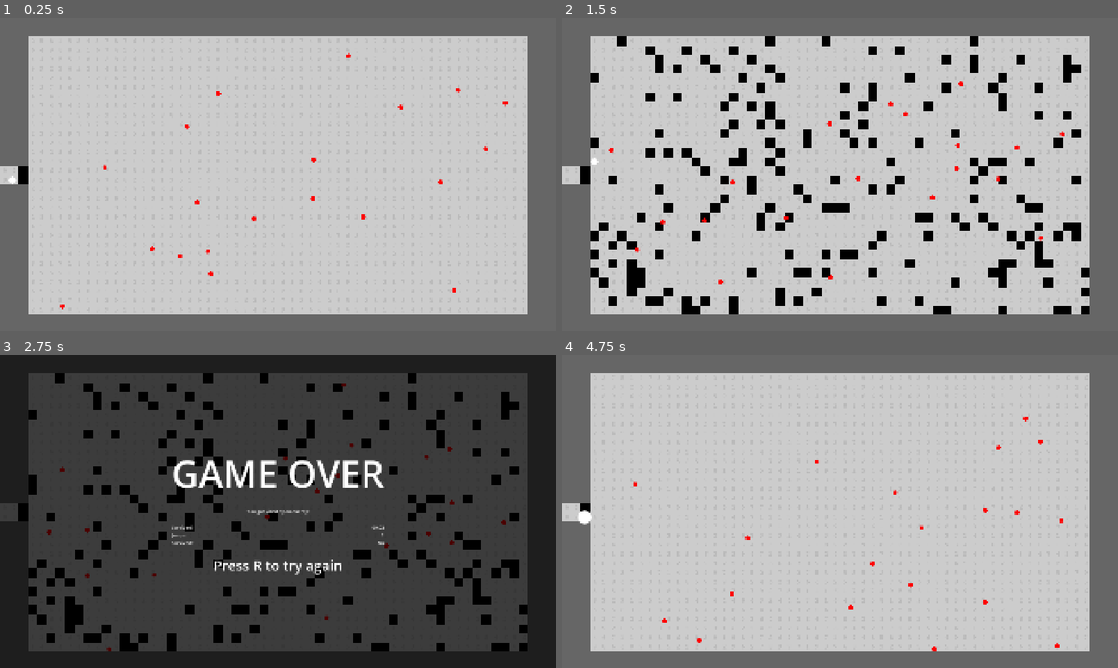
Above: before the commit, frames 1-4 (two rows, left to right).
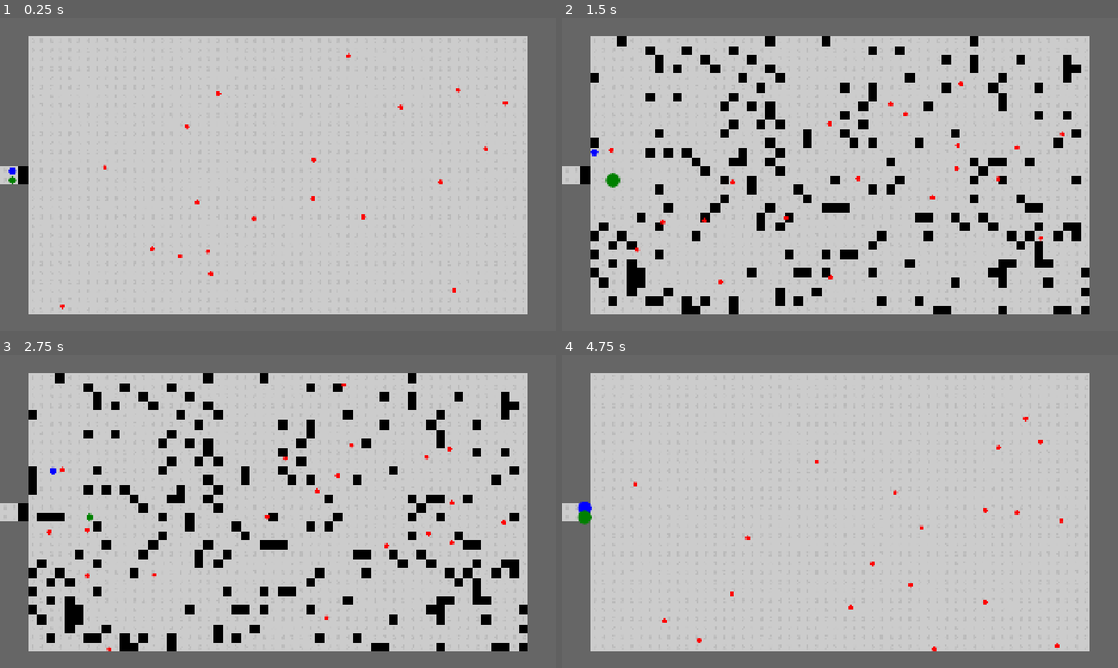
Above: after the commit, the same moments.

Repository: njamster/gmtk_jam_2026
Game: Godot game, scene res://game.tscn
The game is run twice, just before and just after one commit, with the same random seed, the same clock (stepped at 60 frames per second) and the same inputs.
Inputs:
- Up to frame 1 (0.25 s): no input
- Up to frame 2 (1.5 s): hold W (move_up) from 0.53 s (still down)
- Up to frame 3 (2.75 s): release W (move_up) at 2.03 s; hold A (move_left) from 2.03 s (still down)
- Up to frame 4 (4.75 s): tap R (restart) at 2.75, 4.15 s; release A (move_left) at 3.53 s; hold S (move_down) 3.53-4.28 s; hold D (move_right) from 4.28 s (still down)

The runs differ from the first frame. In frame 1, less than 0.1% of the frame differs, in the area x 1-3%, y 47-54%; in frame 2, 0.1%; in frame 3, 90%, in the area x 0-100%, y 0-100%; in frame 4, 0.2%.

Commit message:
Make stats screen work in multiplayer as well

Diff:
--- a/autoloads/game_over_screen.gd
+++ b/autoloads/game_over_screen.gd
@@ -4,25 +4,16 @@
 func _ready() -> void:
 	hide()  # by default
 
+	for i in Global.num_players:
+		var player_stats := preload("res://autoloads/game_over_screen/player_stats.tscn").instantiate()
+		player_stats.player_id = i
+		%Stats.add_child(player_stats)
+
 	Global.game_state_changed.connect(_on_game_state_changed)
 
 
 func _on_game_state_changed(state: Global.GameState) -> void:
 	if state == Global.GameState.GAME_OVER:
-		_update_stats()
 		show()
 	else:
 		hide()
-
-
-func _update_stats() -> void:
-	%SurvivalTime.text = "%02d:%02d" % [
-		Global.stats[0].survival_time / 60,
-		fmod(Global.stats[0].survival_time, 60)
-	]
-	%NumJumps.text = str(Global.stats[0].jumps)
-	if Global.stats[0].death_reason:
-		%FlavorText.text = Global.stats[0].death_reason
-		%SurvivedState.text = "No"
-	else:
-		%SurvivedState.text = "Yes"
--- /dev/null
+++ b/autoloads/game_over_screen/player_stats.gd
@@ -0,0 +1,30 @@
+extends VBoxContainer
+
+
+var player_id := -1
+
+
+func _ready() -> void:
+	$Player.text = "Player %d" % [player_id + 1]
+
+	visibility_changed.connect(func():
+		if visible:
+			_update_stats()
+	)
+
+
+func _update_stats() -> void:
+	if Global.stats[player_id].death_reason:
+		$DeathReason.text = Global.stats[player_id].death_reason
+
+	%SurvivalTime/Value.text = "%02d:%02d" % [
+		Global.stats[player_id].survival_time / 60,
+		fmod(Global.stats[player_id].survival_time, 60)
+	]
+
+	%NumJumps/Value.text = str(Global.stats[player_id].jumps)
+
+	if Global.stats[player_id].death_reason:
+		%SurvivedState/Value.text = "No"
+	else:
+		%SurvivedState/Value.text = "Yes"
--- /dev/null
+++ b/autoloads/game_over_screen/player_stats.tscn
@@ -0,0 +1,65 @@
+[gd_scene format=3 uid="uid://c80a3ri0pu64y"]
+
+[ext_resource type="Script" uid="uid://bue0l2tiherks" path="res://autoloads/game_over_screen/player_stats.gd" id="1_is7g6"]
+
+[node name="PlayerStats" type="VBoxContainer" unique_id=1887806138]
+anchors_preset = 15
+anchor_right = 1.0
+anchor_bottom = 1.0
+grow_horizontal = 2
+grow_vertical = 2
+size_flags_horizontal = 3
+script = ExtResource("1_is7g6")
+
+[node name="Player" type="Label" parent="." unique_id=1899249669]
+layout_mode = 2
+horizontal_alignment = 1
+
+[node name="DeathReason" type="Label" parent="." unique_id=1934696774]
+layout_mode = 2
+horizontal_alignment = 1
+
+[node name="Stats" type="VBoxContainer" parent="." unique_id=43485067]
+layout_mode = 2
+
+[node name="SurvivalTime" type="HBoxContainer" parent="Stats" unique_id=513442099]
+unique_name_in_owner = true
+layout_mode = 2
+
+[node name="Label" type="Label" parent="Stats/SurvivalTime" unique_id=450241700]
+layout_mode = 2
+size_flags_horizontal = 3
+text = "Time:"
+
+[node name="Value" type="Label" parent="Stats/SurvivalTime" unique_id=671965437]
+layout_mode = 2
+size_flags_horizontal = 8
+text = "Yes"
+
+[node name="NumJumps" type="HBoxContainer" parent="Stats" unique_id=1551478125]
+unique_name_in_owner = true
+layout_mode = 2
+
+[node name="Label" type="Label" parent="Stats/NumJumps" unique_id=1475476180]
+layout_mode = 2
+size_flags_horizontal = 3
+text = "Jumps:"
+
+[node name="Value" type="Label" parent="Stats/NumJumps" unique_id=1364634105]
+layout_mode = 2
+size_flags_horizontal = 8
+text = "Yes"
+
+[node name="SurvivedState" type="HBoxContainer" parent="Stats" unique_id=1307769240]
+unique_name_in_owner = true
+layout_mode = 2
+
+[node name="Label" type="Label" parent="Stats/SurvivedState" unique_id=1853167778]
+layout_mode = 2
+size_flags_horizontal = 3
+text = "Survived?"
+
+[node name="Value" type="Label" parent="Stats/SurvivedState" unique_id=434474208]
+layout_mode = 2
+size_flags_horizontal = 8
+text = "Yes"
--- a/autoloads/global.gd
+++ b/autoloads/global.gd
@@ -13,8 +13,10 @@
 
 var tile_size := 32
 
-var num_players := 1
+var num_players := 2
 var num_enemies := 20
+
+var num_alive_players := num_players
 
 # cheat codes :D
 var decay_enabled := true
@@ -31,8 +33,9 @@
 
 	for i in num_players:
 		stats.append({
+			"survival_time": 0.0,
 			"jumps": 0,
-			"survived": true,
+			"death_reason": "",
 		})
 
 	survival_time = 0.0
@@ -54,8 +57,11 @@
 func reset_stats() -> void:
 	for i in num_players:
 		stats[i] = {
+			"survival_time": 0.0,
 			"jumps": 0,
-			"survived": true,
+			"death_reason": "",
 		}
 
 	survival_time = 0.0
+
+	num_alive_players = num_players
--- a/autoloads/hud.tscn
+++ b/autoloads/hud.tscn
@@ -36,48 +36,10 @@
 theme_override_font_sizes/font_size = 128
 text = "GAME OVER"
 
-[node name="FlavorText" type="Label" parent="GameOverScreen/VBox" unique_id=1494348360]
+[node name="Stats" type="HBoxContainer" parent="GameOverScreen/VBox" unique_id=683814647]
 unique_name_in_owner = true
 layout_mode = 2
-text = "You died!"
-horizontal_alignment = 1
-
-[node name="Stats" type="GridContainer" parent="GameOverScreen/VBox" unique_id=745633273]
-layout_mode = 2
-columns = 2
-
-[node name="Time" type="Label" parent="GameOverScreen/VBox/Stats" unique_id=345879831]
-layout_mode = 2
-size_flags_horizontal = 3
-text = "Survived?"
-
-[node name="SurvivalTime" type="Label" parent="GameOverScreen/VBox/Stats" unique_id=1065630496]
-unique_name_in_owner = true
-layout_mode = 2
-size_flags_horizontal = 8
-text = "Yes"
-
-[node name="Jumps" type="Label" parent="GameOverScreen/VBox/Stats" unique_id=1588526957]
-layout_mode = 2
-size_flags_horizontal = 3
-text = "Jumps:"
-
-[node name="NumJumps" type="Label" parent="GameOverScreen/VBox/Stats" unique_id=1841581279]
-unique_name_in_owner = true
-layout_mode = 2
-size_flags_horizontal = 8
-text = "0"
-
-[node name="Survived" type="Label" parent="GameOverScreen/VBox/Stats" unique_id=737152208]
-layout_mode = 2
-size_flags_horizontal = 3
-text = "Survived?"
-
-[node name="SurvivedState" type="Label" parent="GameOverScreen/VBox/Stats" unique_id=1067862855]
-unique_name_in_owner = true
-layout_mode = 2
-size_flags_horizontal = 8
-text = "Yes"
+theme_override_constants/separation = 48
 
 [node name="RetryText" type="Label" parent="GameOverScreen/VBox" unique_id=695174199]
 layout_mode = 2
--- a/player/player.gd
+++ b/player/player.gd
@@ -80,7 +80,7 @@
 
 	await tween.finished
 
-	if is_dead:
+	if is_dead and Global.num_alive_players == 0:
 		Global.game_state_changed.emit(Global.GameState.GAME_OVER)
 
 	if Global.decay_enabled:
@@ -94,6 +94,7 @@
 
 func die(reason: String):
 	is_dead = true
+	Global.num_alive_players -= 1
 	Global.stats[id-1].death_reason = reason
 	Global.stats[id-1].survival_time = Global.survival_time
 	SoundManager.play_sound(preload("res://player/sounds/hurt.wav"))
Not shown, added: autoloads/game_over_screen/player_stats.gd.uid
